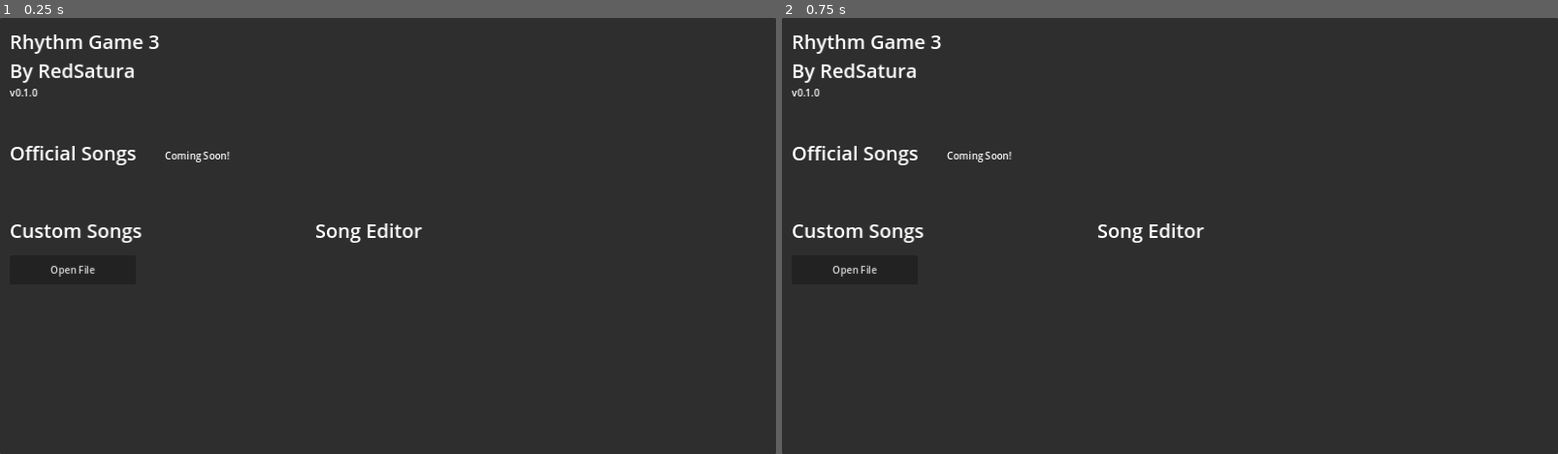
Above: before the commit, frames 1-2 (left to right).
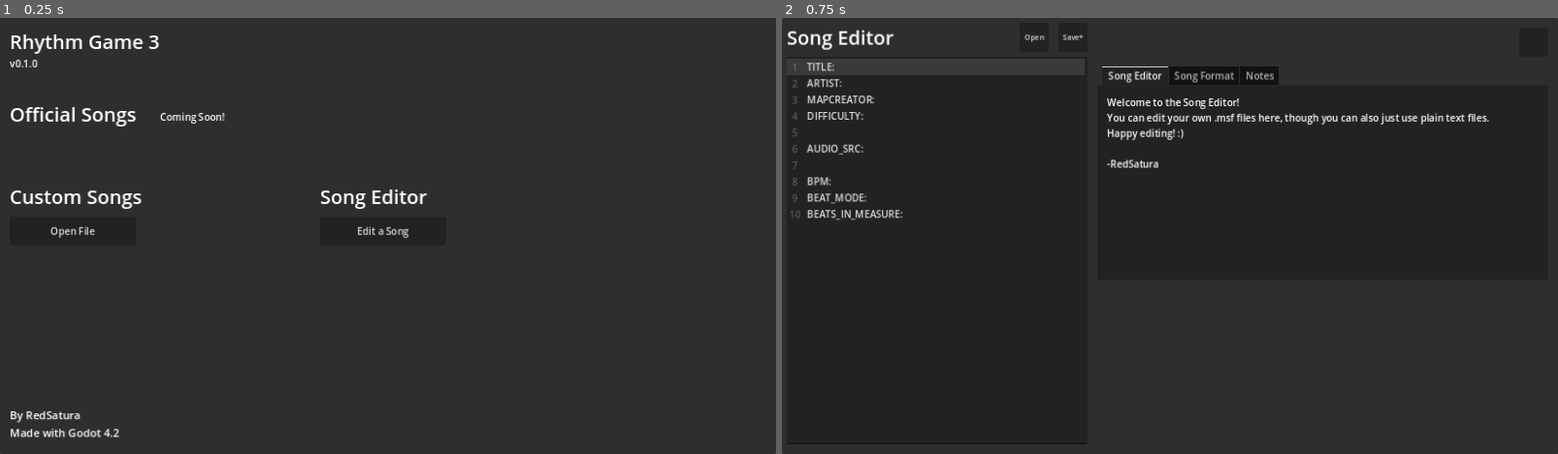
Above: after the commit, the same moments.

Repository: RedSatura/rhythm-game-3
Game: Godot game, scene res://scenes/title/title_screen.tscn
Two runs of this game, one before a commit and one after it. Both use one fixed random seed, a clock stepped at 60 frames per second and the inputs below.
Inputs (mouse positions are in pixels of both pictures, inside the frame that each line leads up to):
- Up to frame 1 (0.25 s): no input
- Up to frame 2 (0.75 s): click (1162, 231) at 0.5 s, where only the run after the commit has a clickable "Edit a Song"

The runs differ from the first frame. In frame 1, 2.5% of the frame differs, in the area x 1-55%, y 9-97%; in frame 2, 3.9%, in the area x 0-92%, y 2-98%.

Commit message:
add song editor

Diff:
--- a/project.godot
+++ b/project.godot
@@ -50,6 +50,11 @@
 "events": [Object(InputEventKey,"resource_local_to_scene":false,"resource_name":"","device":-1,"window_id":0,"alt_pressed":false,"shift_pressed":false,"ctrl_pressed":false,"meta_pressed":false,"pressed":false,"keycode":0,"physical_keycode":75,"key_label":0,"unicode":107,"echo":false,"script":null)
 ]
 }
+save={
+"deadzone": 0.5,
+"events": [Object(InputEventKey,"resource_local_to_scene":false,"resource_name":"","device":-1,"window_id":0,"alt_pressed":false,"shift_pressed":false,"ctrl_pressed":true,"meta_pressed":false,"pressed":false,"keycode":0,"physical_keycode":83,"key_label":0,"unicode":115,"echo":false,"script":null)
+]
+}
 
 [input_devices]
 
--- a/scenes/editor/song_editor.gd
+++ b/scenes/editor/song_editor.gd
@@ -1,3 +1,57 @@
 extends Node2D
 
 @onready var code_edit = $CodeEdit
+@onready var file_dialog = $FileDialog
+@onready var song_manager = $SongManager
+
+@onready var open_button = $Open
+@onready var save_button = $Save
+
+@onready var status_label = $StatusLabel
+
+var file = null
+var file_path = ""
+
+var changes_saved = false
+
+func _ready():
+	SignalHandler.connect("send_error", Callable(self, "error_received"))
+	SignalHandler.connect("send_message", Callable(self, "message_received"))
+
+func _on_open_pressed():
+	file_dialog.popup()
+
+func _on_save_pressed():
+	if FileAccess.file_exists(file_path):
+		file = FileAccess.open(file_path, FileAccess.WRITE)
+		file.store_string(code_edit.text)
+		changes_saved = true
+		save_button.text = "Save"
+		SignalHandler.emit_signal("send_message", "File saved!")
+	else:
+		SignalHandler.emit_signal("send_error", "No existing file to save on.")
+
+func _on_file_dialog_file_selected(path):
+	if FileAccess.file_exists(path):
+		file = FileAccess.open(path, FileAccess.READ)
+		if file != null:
+			file_path = path
+			code_edit.text = file.get_as_text()
+			changes_saved = true
+			save_button.text = "Save"
+			#code_edit.set_line_background_color(0, Color.SLATE_GRAY)
+
+func _on_title_screen_pressed():
+	get_tree().change_scene_to_file("res://scenes/title/title_screen.tscn")
+
+func _on_code_edit_text_changed():
+	changes_saved = false
+	save_button.text = "Save*"
+
+func error_received(message):
+	status_label.modulate = Color.RED
+	status_label.text = str(message)
+
+func message_received(message):
+	status_label.modulate = Color.WHITE
+	status_label.text = str(message)
--- a/scenes/editor/song_editor.tscn
+++ b/scenes/editor/song_editor.tscn
@@ -1,9 +1,17 @@
-[gd_scene load_steps=3 format=3 uid="uid://cy0hcyuyxp8sr"]
+[gd_scene load_steps=7 format=3 uid="uid://cy0hcyuyxp8sr"]
 
 [ext_resource type="Script" path="res://scenes/editor/song_editor.gd" id="1_m8jub"]
+[ext_resource type="PackedScene" uid="uid://ieks0tgggfiu" path="res://scenes/song_manager/song_manager.tscn" id="2_cdhk3"]
+[ext_resource type="PackedScene" uid="uid://bltgltqli3hk0" path="res://scenes/song_validator/song_validator.tscn" id="3_28ch4"]
 
 [sub_resource type="LabelSettings" id="LabelSettings_46n4m"]
 font_size = 32
+
+[sub_resource type="InputEventAction" id="InputEventAction_yfhqm"]
+action = &"save"
+
+[sub_resource type="Shortcut" id="Shortcut_j002f"]
+events = [SubResource("InputEventAction_yfhqm")]
 
 [node name="SongEditor" type="Node2D"]
 script = ExtResource("1_m8jub")
@@ -14,16 +22,17 @@
 
 [node name="Editor" type="Label" parent="."]
 offset_left = 8.0
-offset_right = 568.0
+offset_right = 384.0
 offset_bottom = 64.0
 text = "Song Editor"
 label_settings = SubResource("LabelSettings_46n4m")
 vertical_alignment = 1
 
 [node name="CodeEdit" type="CodeEdit" parent="."]
+offset_left = 8.0
 offset_top = 64.0
-offset_right = 512.0
-offset_bottom = 720.0
+offset_right = 504.0
+offset_bottom = 704.0
 text = "TITLE:
 ARTIST:
 MAPCREATOR:
@@ -33,8 +42,124 @@
 
 BPM:
 BEAT_MODE:
-BEATS_IN_MEASURE:
+BEATS_IN_MEASURE:"
+caret_blink = true
+highlight_current_line = true
+symbol_lookup_on_click = true
+gutters_draw_line_numbers = true
 
+[node name="Open" type="Button" parent="."]
+offset_left = 392.0
+offset_top = 8.0
+offset_right = 440.0
+offset_bottom = 56.0
+theme_override_font_sizes/font_size = 12
+text = "Open"
 
-"
-symbol_lookup_on_click = true
+[node name="FileDialog" type="FileDialog" parent="."]
+title = "Open a File"
+initial_position = 1
+size = Vector2i(638, 159)
+ok_button_text = "Open"
+file_mode = 0
+access = 2
+filters = PackedStringArray("*.msf", "*.txt")
+
+[node name="Save" type="Button" parent="."]
+offset_left = 456.0
+offset_top = 8.0
+offset_right = 504.0
+offset_bottom = 56.0
+theme_override_font_sizes/font_size = 12
+shortcut = SubResource("Shortcut_j002f")
+text = "Save*"
+
+[node name="SubViewport" type="SubViewport" parent="."]
+
+[node name="Help" type="TabContainer" parent="."]
+offset_left = 520.0
+offset_top = 80.0
+offset_right = 1264.0
+offset_bottom = 432.0
+
+[node name="Song Editor" type="TabBar" parent="Help"]
+layout_mode = 2
+
+[node name="Label" type="Label" parent="Help/Song Editor"]
+layout_mode = 0
+offset_left = 16.0
+offset_top = 17.0
+offset_right = 728.0
+offset_bottom = 305.0
+text = "Welcome to the Song Editor!
+You can edit your own .msf files here, though you can also just use plain text files.
+Happy editing! :)
+
+-RedSatura"
+
+[node name="Song Format" type="TabBar" parent="Help"]
+visible = false
+layout_mode = 2
+
+[node name="ScrollContainer" type="ScrollContainer" parent="Help/Song Format"]
+layout_mode = 0
+offset_left = 16.0
+offset_top = 17.0
+offset_right = 728.0
+offset_bottom = 305.0
+horizontal_scroll_mode = 0
+
+[node name="Label" type="Label" parent="Help/Song Format/ScrollContainer"]
+custom_minimum_size = Vector2(704, 0)
+layout_mode = 2
+text = "This game uses a special format to play songs: .msf (Magenta Song Format) files.
+(Well, it's basically a text file so you can use that. I wanted to feel a bit fancy.)
+
+There are two parts to this file: the song head and the song body.
+The song head contains information about the song. This is the part of the file before the SONG_START command.
+The song body contains the actual commands to play the song. This is the part of the file between the SONG_START and SONG_END commands.
+
+A song validator exists to make sure that the file is written correctly. It starts from the start of the file and reads each line until it reaches the SONG_START command.
+
+If it does not see the SONG_START command before 20 lines from the start of the file, the file is considered invalid.
+Likewise, if it does not see the SONG_END command, it is also considered invalid.
+
+The song manager (which is responsible for playing the song), starting on the line after the SONG_START command, reads the next line in the file every beat."
+autowrap_mode = 3
+
+[node name="Notes" type="TabBar" parent="Help"]
+visible = false
+layout_mode = 2
+
+[node name="Label" type="Label" parent="Help/Notes"]
+layout_mode = 0
+offset_left = 16.0
+offset_top = 17.0
+offset_right = 728.0
+offset_bottom = 305.0
+text = "Notes use the s/ command."
+
+[node name="StatusLabel" type="Label" parent="."]
+offset_left = 520.0
+offset_top = 432.0
+offset_right = 1264.0
+offset_bottom = 464.0
+horizontal_alignment = 2
+vertical_alignment = 1
+
+[node name="TitleScreen" type="Button" parent="."]
+offset_left = 1216.0
+offset_top = 16.0
+offset_right = 1264.0
+offset_bottom = 64.0
+
+[node name="SongManager" parent="." instance=ExtResource("2_cdhk3")]
+position = Vector2(1408, 0)
+
+[node name="SongValidator" parent="." instance=ExtResource("3_28ch4")]
+
+[connection signal="text_changed" from="CodeEdit" to="." method="_on_code_edit_text_changed"]
+[connection signal="pressed" from="Open" to="." method="_on_open_pressed"]
+[connection signal="file_selected" from="FileDialog" to="." method="_on_file_dialog_file_selected"]
+[connection signal="pressed" from="Save" to="." method="_on_save_pressed"]
+[connection signal="pressed" from="TitleScreen" to="." method="_on_title_screen_pressed"]
--- a/scenes/song_manager/song_manager.gd
+++ b/scenes/song_manager/song_manager.gd
@@ -3,6 +3,7 @@
 ##TODO: Make song validator take over the work of file checking
 
 @export_file var file_path = ""
+@export var auto_mode = false
 
 var file = ""
 var line_content = ""
--- /dev/null
+++ b/scenes/song_validator/song_validator.tscn
@@ -0,0 +1,6 @@
+[gd_scene load_steps=2 format=3 uid="uid://bltgltqli3hk0"]
+
+[ext_resource type="Script" path="res://scenes/song_validator/song_validator.gd" id="1_5rnmg"]
+
+[node name="SongValidator" type="Node2D"]
+script = ExtResource("1_5rnmg")
--- a/scenes/title/title_screen.gd
+++ b/scenes/title/title_screen.gd
@@ -36,3 +36,6 @@
 
 func _on_play_song_pressed():
 	get_tree().change_scene_to_file("res://scenes/stage/stage.tscn")
+
+func _on_editor_button_pressed():
+	get_tree().change_scene_to_file("res://scenes/editor/song_editor.tscn")
--- a/scenes/title/title_screen.tscn
+++ b/scenes/title/title_screen.tscn
@@ -1,8 +1,8 @@
-[gd_scene load_steps=9 format=3 uid="uid://d4glp02ecl6x5"]
+[gd_scene load_steps=10 format=3 uid="uid://d4glp02ecl6x5"]
 
 [ext_resource type="Script" path="res://scenes/title/song_file_picker.gd" id="1_b3hli"]
 [ext_resource type="Script" path="res://scenes/title/title_screen.gd" id="1_kubb5"]
-[ext_resource type="Script" path="res://scenes/song_validator/song_validator.gd" id="3_oqavg"]
+[ext_resource type="PackedScene" uid="uid://bltgltqli3hk0" path="res://scenes/song_validator/song_validator.tscn" id="3_283yi"]
 
 [sub_resource type="LabelSettings" id="LabelSettings_d8gpx"]
 font_size = 32
@@ -18,6 +18,9 @@
 
 [sub_resource type="LabelSettings" id="LabelSettings_dvgvb"]
 font_size = 32
+
+[sub_resource type="LabelSettings" id="LabelSettings_crr70"]
+font_size = 18
 
 [node name="TitleScreen" type="Node2D"]
 script = ExtResource("1_kubb5")
@@ -30,16 +33,15 @@
 offset_left = 16.0
 offset_top = 16.0
 offset_right = 328.0
-offset_bottom = 136.0
-text = "Rhythm Game 3
-By RedSatura"
+offset_bottom = 64.0
+text = "Rhythm Game 3"
 label_settings = SubResource("LabelSettings_d8gpx")
 
 [node name="VersionNumber" type="Label" parent="."]
 offset_left = 16.0
-offset_top = 112.0
+offset_top = 64.0
 offset_right = 272.0
-offset_bottom = 144.0
+offset_bottom = 88.0
 text = "v0.1.0"
 
 [node name="FileDialog" type="FileDialog" parent="."]
@@ -54,35 +56,35 @@
 
 [node name="Official" type="Label" parent="."]
 offset_left = 16.0
-offset_top = 200.0
+offset_top = 136.0
 offset_right = 226.0
-offset_bottom = 245.0
+offset_bottom = 181.0
 text = "Official Songs
 "
 label_settings = SubResource("LabelSettings_mcocw")
 
 [node name="Soon" type="Label" parent="Official"]
 layout_mode = 0
-offset_left = 256.0
+offset_left = 248.0
 offset_top = 16.0
-offset_right = 362.0
+offset_right = 354.0
 offset_bottom = 39.0
 text = "Coming Soon!"
 
 [node name="Custom" type="Label" parent="."]
 offset_left = 16.0
-offset_top = 328.0
+offset_top = 272.0
 offset_right = 236.0
-offset_bottom = 373.0
+offset_bottom = 317.0
 text = "Custom Songs
 "
 label_settings = SubResource("LabelSettings_033tt")
 
 [node name="OpenFile" type="Button" parent="Custom"]
 layout_mode = 0
-offset_top = 64.0
+offset_top = 56.0
 offset_right = 208.0
-offset_bottom = 112.0
+offset_bottom = 104.0
 text = "Open File"
 
 [node name="ScrollContainer" type="ScrollContainer" parent="."]
@@ -109,16 +111,9 @@
 [node name="SongInfo" type="Control" parent="."]
 layout_mode = 3
 anchors_preset = 0
+offset_top = -96.0
 offset_right = 40.0
-offset_bottom = 40.0
-
-[node name="CurrentlyOpened" type="Label" parent="SongInfo"]
-layout_mode = 0
-offset_left = 16.0
-offset_top = 456.0
-offset_right = 201.0
-offset_bottom = 479.0
-text = "Currently Opened Song:"
+offset_bottom = -56.0
 
 [node name="SongDataLabels" type="VBoxContainer" parent="SongInfo"]
 layout_mode = 0
@@ -128,6 +123,10 @@
 offset_bottom = 592.0
 metadata/_edit_group_ = true
 
+[node name="CurrentlyOpened" type="Label" parent="SongInfo/SongDataLabels"]
+layout_mode = 2
+text = "Currently Opened Song:"
+
 [node name="Title" type="Label" parent="SongInfo/SongDataLabels"]
 layout_mode = 2
 text = "Title: "
@@ -147,9 +146,9 @@
 [node name="PlaySong" type="Button" parent="SongInfo"]
 layout_mode = 0
 offset_left = 16.0
-offset_top = 608.0
+offset_top = 632.0
 offset_right = 224.0
-offset_bottom = 656.0
+offset_bottom = 680.0
 text = "Play Song!"
 
 [node name="Recent" type="Label" parent="."]
@@ -178,16 +177,35 @@
 offset_bottom = 40.0
 
 [node name="Editor" type="Label" parent="Editor"]
-offset_left = 520.0
-offset_top = 328.0
-offset_right = 760.0
-offset_bottom = 373.0
+layout_mode = 0
+offset_left = 528.0
+offset_top = 272.0
+offset_right = 768.0
+offset_bottom = 320.0
 text = "Song Editor"
 label_settings = SubResource("LabelSettings_dvgvb")
 
-[node name="SongValidator" type="Node2D" parent="."]
-script = ExtResource("3_oqavg")
+[node name="EditorButton" type="Button" parent="Editor"]
+layout_mode = 0
+offset_left = 528.0
+offset_top = 328.0
+offset_right = 736.0
+offset_bottom = 376.0
+text = "Edit a Song"
+
+[node name="SongValidator" parent="." instance=ExtResource("3_283yi")]
+
+[node name="GodotCredit" type="Label" parent="."]
+offset_left = 16.0
+offset_top = 640.0
+offset_right = 320.0
+offset_bottom = 703.0
+text = "By RedSatura
+Made with Godot 4.2"
+label_settings = SubResource("LabelSettings_crr70")
+vertical_alignment = 1
 
 [connection signal="file_selected" from="FileDialog" to="FileDialog" method="_on_file_selected"]
 [connection signal="pressed" from="Custom/OpenFile" to="FileDialog" method="_on_open_file_pressed"]
 [connection signal="pressed" from="SongInfo/PlaySong" to="." method="_on_play_song_pressed"]
+[connection signal="pressed" from="Editor/EditorButton" to="." method="_on_editor_button_pressed"]
